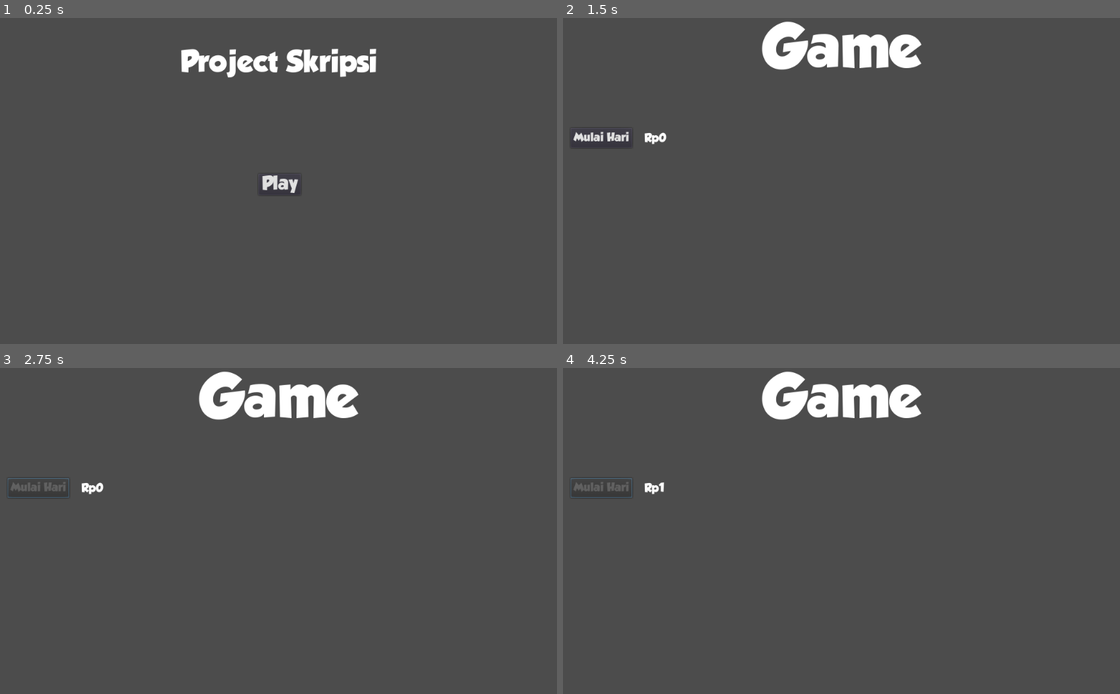
Above: before the commit, frames 1-4 (two rows, left to right).
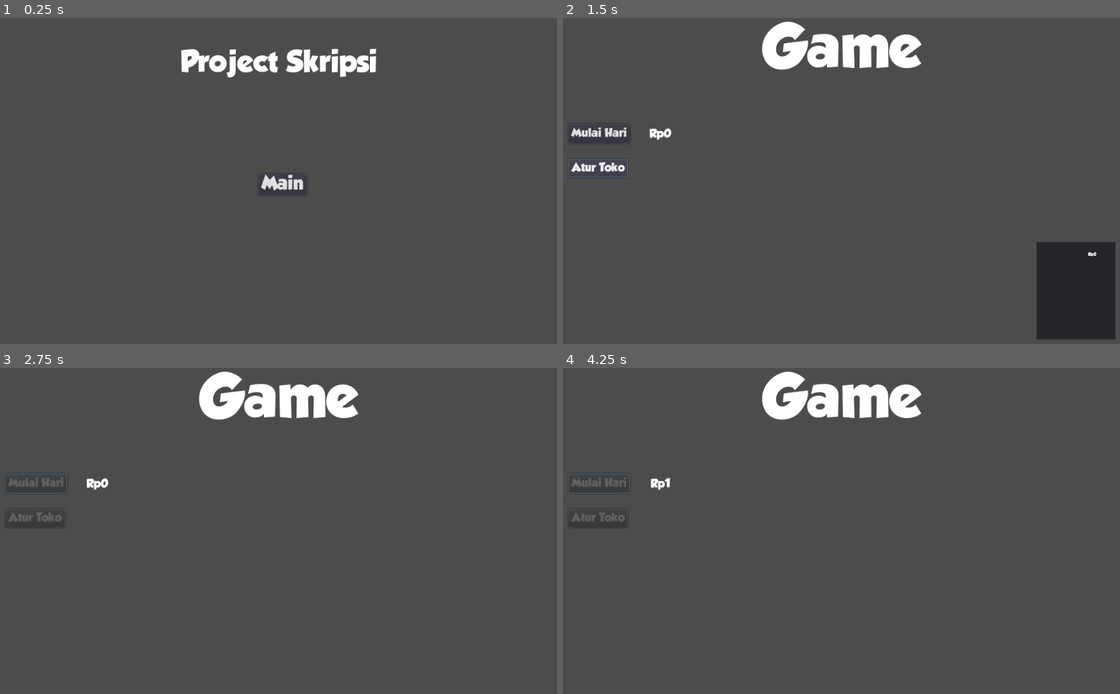
Above: after the commit, the same moments.

Repository: nyomanari21/GameProjectSkripsi
Game: Godot game, scene res://Scenes/MainMenu.tscn
The game is run twice, just before and just after one commit, with the same random seed, the same clock (stepped at 60 frames per second) and the same inputs.
Inputs (mouse positions are in pixels of both pictures, inside the frame that each line leads up to):
- Up to frame 1 (0.25 s): no input
- Up to frame 2 (1.5 s): click "Play" (after the commit: "Main") at 0.5 s; click (596, 167) at 1.25 s, where only the run after the commit has a clickable "Atur Toko"
- Up to frame 3 (2.75 s): click "Mulai Hari" at 2 s
- Up to frame 4 (4.25 s): tap Enter at 2.75 s; tap Space at 3.5 s

The runs differ from the first frame. In frame 1, 0.2% of the frame differs, in the area x 46-55%, y 48-55%; in frame 2, 4.9%, in the area x 1-100%, y 33-99%; in frame 3, 0.4%; in frame 4, 0.4%.

Commit message:
Progres 4
Update:
- Membuat variabel harga makanan
- Membuat panel untuk mengatur toko
- Membuat tombol untuk popup panel pengatur toko

Diff:
--- a/Game/Scenes/Game.tscn
+++ b/Game/Scenes/Game.tscn
@@ -1,7 +1,8 @@
-[gd_scene load_steps=9 format=2]
+[gd_scene load_steps=13 format=2]
 
 [ext_resource path="res://Scripts/Game.gd" type="Script" id=1]
 [ext_resource path="res://Scripts/Shop.gd" type="Script" id=2]
+[ext_resource path="res://Assets/GROBOLD.ttf" type="DynamicFontData" id=3]
 
 [sub_resource type="DynamicFontData" id=1]
 font_path = "res://Assets/GROBOLD.ttf"
@@ -26,7 +27,31 @@
 size = 20
 font_data = SubResource( 5 )
 
-[node name="Game" type="Node"]
+[sub_resource type="DynamicFont" id=7]
+size = 20
+font_data = ExtResource( 3 )
+
+[sub_resource type="DynamicFont" id=8]
+size = 20
+font_data = ExtResource( 3 )
+
+[sub_resource type="Animation" id=9]
+resource_name = "Popup"
+length = 0.3
+tracks/0/type = "value"
+tracks/0/path = NodePath(".:rect_scale")
+tracks/0/interp = 1
+tracks/0/loop_wrap = true
+tracks/0/imported = false
+tracks/0/enabled = true
+tracks/0/keys = {
+"times": PoolRealArray( 0, 0.3 ),
+"transitions": PoolRealArray( 1, 1 ),
+"update": 0,
+"values": [ Vector2( 0, 0 ), Vector2( 1, 1 ) ]
+}
+
+[node name="Game" type="Control"]
 script = ExtResource( 1 )
 
 [node name="UI" type="Control" parent="."]
@@ -34,32 +59,68 @@
 margin_bottom = 40.0
 
 [node name="LabelInGame" type="Label" parent="UI"]
-margin_right = 1024.0
-margin_bottom = 120.0
+anchor_right = 25.6
+anchor_bottom = 3.0
 custom_fonts/font = SubResource( 2 )
 text = "Game"
 align = 1
 valign = 1
 
 [node name="ButtonStartDay" type="Button" parent="UI"]
-margin_left = 20.0
-margin_top = 200.0
-margin_right = 132.0
-margin_bottom = 236.0
+margin_left = 16.0
+margin_top = 192.0
+margin_right = 128.0
+margin_bottom = 228.0
 custom_fonts/font = SubResource( 4 )
 text = "Mulai Hari"
 
 [node name="LabelMoney" type="Label" parent="UI"]
-margin_left = 154.0
-margin_top = 209.0
-margin_right = 233.0
-margin_bottom = 229.0
+anchor_left = 3.6
+anchor_top = 5.0
+anchor_right = 5.6
+anchor_bottom = 5.6
+margin_right = -1.00002
+margin_bottom = -1.52588e-05
 custom_fonts/font = SubResource( 6 )
 text = "(money)"
+align = 1
+valign = 1
+
+[node name="ButtonShopSettings" type="Button" parent="UI"]
+margin_left = 16.0
+margin_top = 256.0
+margin_right = 124.0
+margin_bottom = 290.0
+custom_fonts/font = SubResource( 7 )
+text = "Atur Toko"
+
+[node name="PanelShopSettings" type="Panel" parent="UI"]
+anchor_left = 16.0
+anchor_top = 3.2
+anchor_right = 25.2
+anchor_bottom = 14.6
+rect_pivot_offset = Vector2( 368, 456 )
+
+[node name="LabelFoodPrice" type="Label" parent="UI/PanelShopSettings"]
+anchor_left = 0.652
+anchor_top = 0.105
+anchor_right = 0.934
+anchor_bottom = 0.149
+margin_left = 0.0639954
+margin_top = 0.119999
+margin_right = 6.28799
+margin_bottom = 0.0559998
+custom_fonts/font = SubResource( 8 )
+text = "(foodPrice)"
+
+[node name="AnimationPlayer" type="AnimationPlayer" parent="UI/PanelShopSettings"]
+anims/Popup = SubResource( 9 )
 
 [node name="Shop" type="Control" parent="."]
-margin_right = 40.0
-margin_bottom = 40.0
+margin_left = 744.0
+margin_top = 15.0
+margin_right = 784.0
+margin_bottom = 55.0
 script = ExtResource( 2 )
 
 [node name="TimerStartDay" type="Timer" parent="."]
@@ -68,5 +129,6 @@
 [node name="TimerTransaction" type="Timer" parent="."]
 
 [connection signal="pressed" from="UI/ButtonStartDay" to="." method="_on_ButtonStartDay_pressed"]
+[connection signal="pressed" from="UI/ButtonShopSettings" to="." method="_on_ButtonShopSettings_pressed"]
 [connection signal="timeout" from="TimerStartDay" to="." method="_on_TimerStartDay_timeout"]
 [connection signal="timeout" from="TimerTransaction" to="." method="_on_TimerTransaction_timeout"]
--- a/Game/Scenes/MainMenu.tscn
+++ b/Game/Scenes/MainMenu.tscn
@@ -17,7 +17,7 @@
 size = 32
 font_data = SubResource( 3 )
 
-[node name="MainMenu" type="Node"]
+[node name="MainMenu" type="Control"]
 script = ExtResource( 1 )
 
 [node name="LabelGameTitle" type="Label" parent="."]
@@ -34,6 +34,6 @@
 margin_right = 552.0
 margin_bottom = 322.0
 custom_fonts/font = SubResource( 4 )
-text = "Play"
+text = "Main"
 
 [connection signal="pressed" from="ButtonPlay" to="." method="_on_ButtonPlay_pressed"]
--- a/Game/Scripts/Game.gd
+++ b/Game/Scripts/Game.gd
@@ -1,9 +1,11 @@
-extends Node
+# Class game engine, penyimpan semua fungsi game
+extends Control
 
 
 onready var shop = get_node("Shop") # Variabel penyimpan class Shop
 var timerStartDayStart = false # Variabel penyimpan status 'TimerStartDay'
 var timerTransactionStart = false # Variabel penyimpan status 'TimerTransaction'
+var panelShopSettingsOpened = true # Variabel penyimpan status 'PanelShopSettings'
 
 # Called when the node enters the scene tree for the first time.
 func _ready():
@@ -11,32 +13,48 @@
 
 # Called every frame. 'delta' is the elapsed time since the previous frame.
 func _process(delta):
-	$UI/LabelMoney.text = "Rp" + str(shop.get_money()) # Menampilkan uang yang dimiliki pemain saat ini
+	$UI/LabelMoney.text = "Rp" + str(shop.getMoney()) # Menampilkan uang yang dimiliki pemain saat ini
+	$UI/PanelShopSettings/LabelFoodPrice.text = "Rp" + str(shop.getFoodPrice()) # Menampilkan harga makanan saat ini
 	$TimerTransaction.wait_time = 2 # Atur frekuensi transaksi yang terjadi
 
 # Fungsi tombol 'ButtonStartDay' ketika di klik akan memulai timer 'TimerStartDay' dan 'TimerTransaction'
 func _on_ButtonStartDay_pressed():
 	# Jika tombol di klik, jalankan timer 'TimerStartDay' dan 'TimerTransaction'
-	# lalu nonaktifkan tombol 'ButtonStartDay'
+	# lalu nonaktifkan tombol 'ButtonStartDay' dan 'ButtonShopSettings'
 	if timerStartDayStart == false and timerTransactionStart == false:
 		timerStartDayStart = true
 		timerTransactionStart = true
 		$TimerStartDay.start()
 		$TimerTransaction.start()
 		$UI/ButtonStartDay.disabled = true
+		$UI/ButtonShopSettings.disabled = true
 
 # Fungsi timer timeout 'TimerStartDay' ketika waktu selesai akan memberhentikan progres hari tersebut
 func _on_TimerStartDay_timeout():
-	# Ketika timer selesai, matikan timer 'TimerStartDay' dan 'TimerTransaction', aktifkan tombol 'ButtonStartDay'
+	# Ketika timer selesai, matikan timer 'TimerStartDay' dan 'TimerTransaction',
+	# aktifkan tombol 'ButtonStartDay' dan 'ButtonShopSettings'
 	if timerStartDayStart == true and timerTransactionStart == true:
 		timerStartDayStart = false
 		timerTransactionStart = false
 		$TimerStartDay.stop()
 		$TimerTransaction.stop()
 		$UI/ButtonStartDay.disabled = false
+		$UI/ButtonShopSettings.disabled = false
 
 # Fungsi timer timeout 'TimerTransaction' untuk mengatur frekuensi banyaknya transaksi yang terjadi
 # ketika 'ButtonStartDay' di klik dan 'TimerStartDay' berjalan
 func _on_TimerTransaction_timeout():
 	# Ketika timer selesai, akan menambahkan uang pemain
-	shop.set_money(shop.get_money()+1)
+	shop.setMoney(shop.getMoney()+1)
+
+
+# Fungsi pengatur panel PanelShopSettings
+func _on_ButtonShopSettings_pressed():
+	# Jika panel belum terbuka, ketika di klik akan membuka panel
+	if panelShopSettingsOpened == false:
+		$UI/PanelShopSettings/AnimationPlayer.play("Popup")
+		panelShopSettingsOpened = true
+	# Jika panel sudah terbuka, ketika di klik akan menutup panel
+	else:
+		$UI/PanelShopSettings/AnimationPlayer.play_backwards("Popup")
+		panelShopSettingsOpened = false
--- a/Game/Scripts/MainMenu.gd
+++ b/Game/Scripts/MainMenu.gd
@@ -1,4 +1,5 @@
-extends Node
+# Class main menu
+extends Control
 
 
 # Called when the node enters the scene tree for the first time.
--- a/Game/Scripts/Shop.gd
+++ b/Game/Scripts/Shop.gd
@@ -1,10 +1,20 @@
+# Class data toko pemain
 extends Control
 
 
-var money:int = 0 setget set_money, get_money
+var money:int = 0 setget setMoney, getMoney # Variabel penyimpan uang toko pemain
+var foodPrice:int = 0 setget setFoodPrice, getFoodPrice # Variabel penyimpan harga makanan
 
-func set_money(new_money):
-	money = new_money
+# Setter dan Getter uang toko
+func setMoney(newMoney):
+	money = newMoney
 
-func get_money():
+func getMoney():
 	return money
+
+# Setter dan Getter harga makanan
+func setFoodPrice(newFoodPrice):
+	foodPrice = newFoodPrice
+
+func getFoodPrice():
+	return foodPrice
Not shown, changed: Game/.mono/metadata/ide_messaging_meta.txt
